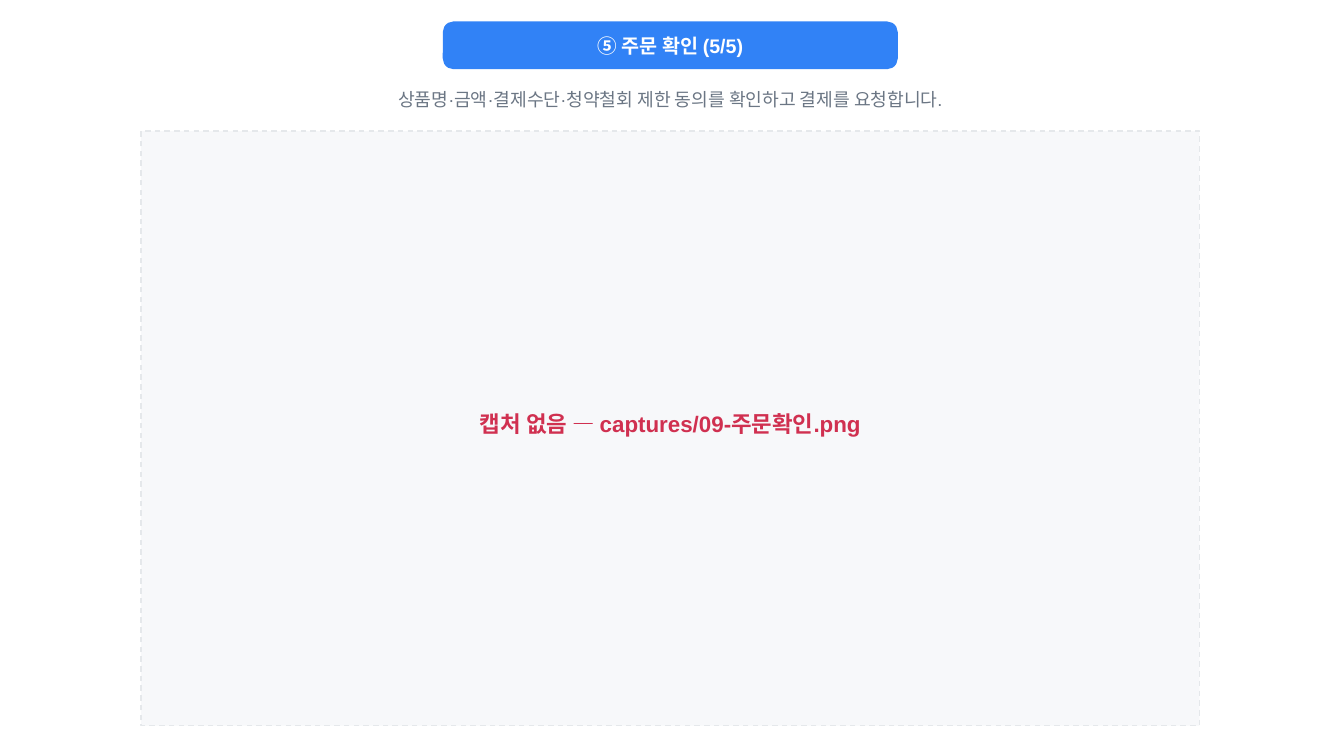
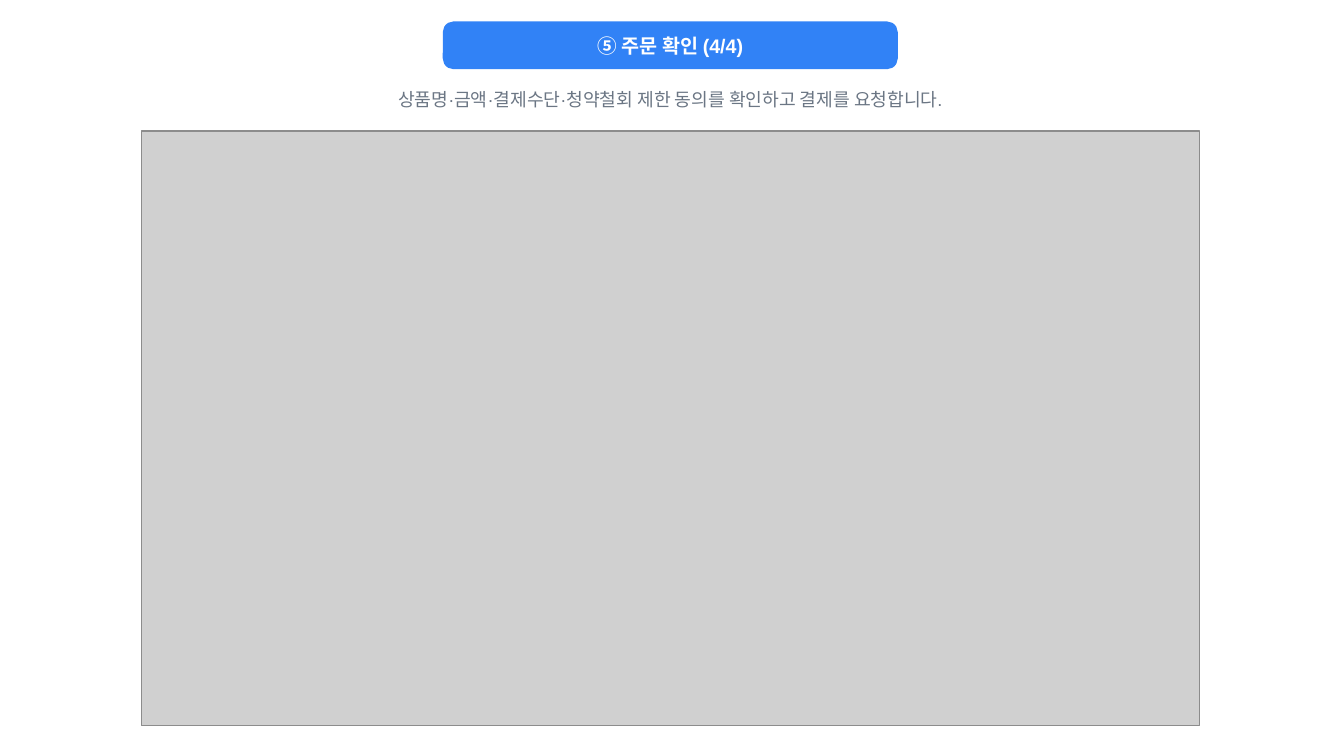
Before and after one commit to seozenee/unmyeongdaero, a slide deck: slide 8 of docs/토스페이먼츠/결제경로_운명대로.pptx (slide 9 before the commit). Drawn at 1344x756 pixels with LibreOffice and Linux fonts; fonts in the diff are those of the drawing; grey boxes stand for pictures. Boxes give left, top, right and bottom in pixels: in the first picture for what was removed or moved away, otherwise in the second. Text is boxed around its words. In the diff, an @@ line names an element or a change of style, - is before the commit and + after.

```diff
--- a/docs/토스페이먼츠/결제경로_운명대로.pptx
+++ b/docs/토스페이먼츠/결제경로_운명대로.pptx
@@ text at [597, 36, 743, 57]: text changed @@
-⑤ 주문 확인 (5/5)
+⑤ 주문 확인 (4/4)
@@ rectangle removed at [141, 131, 1200, 726] @@
@@ picture added at [141, 131, 1200, 726] @@
@@ text removed at [480, 413, 861, 437] @@
-캡처 없음 — captures/09-주문확인.png
```
Also in this commit, not shown: 8 other slides changed, 2 slides added, 1 slide removed, 19 other files.
